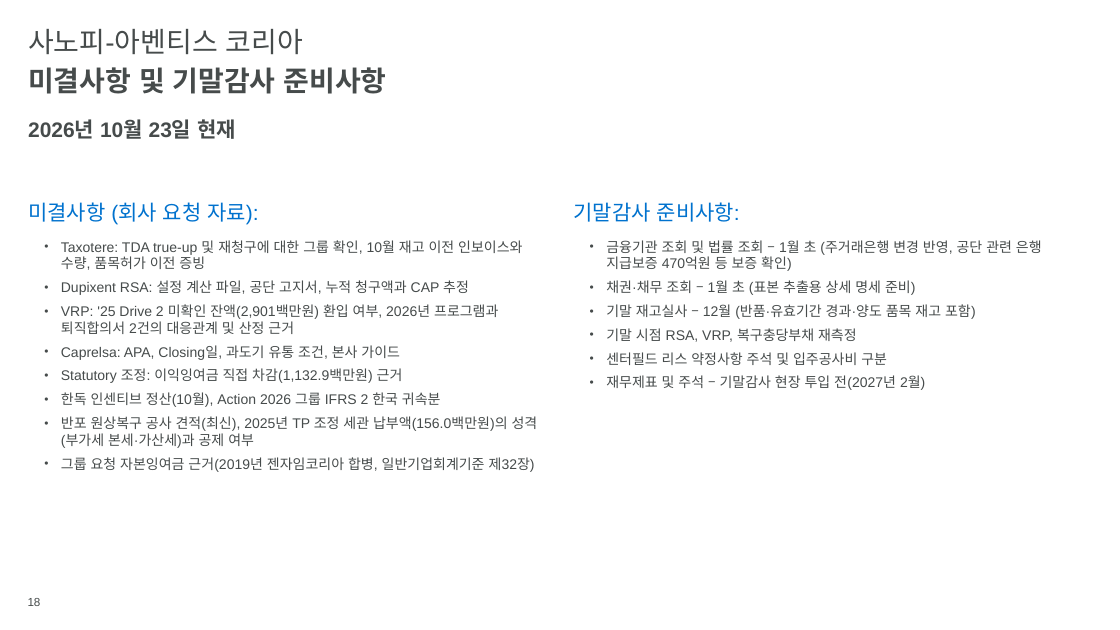
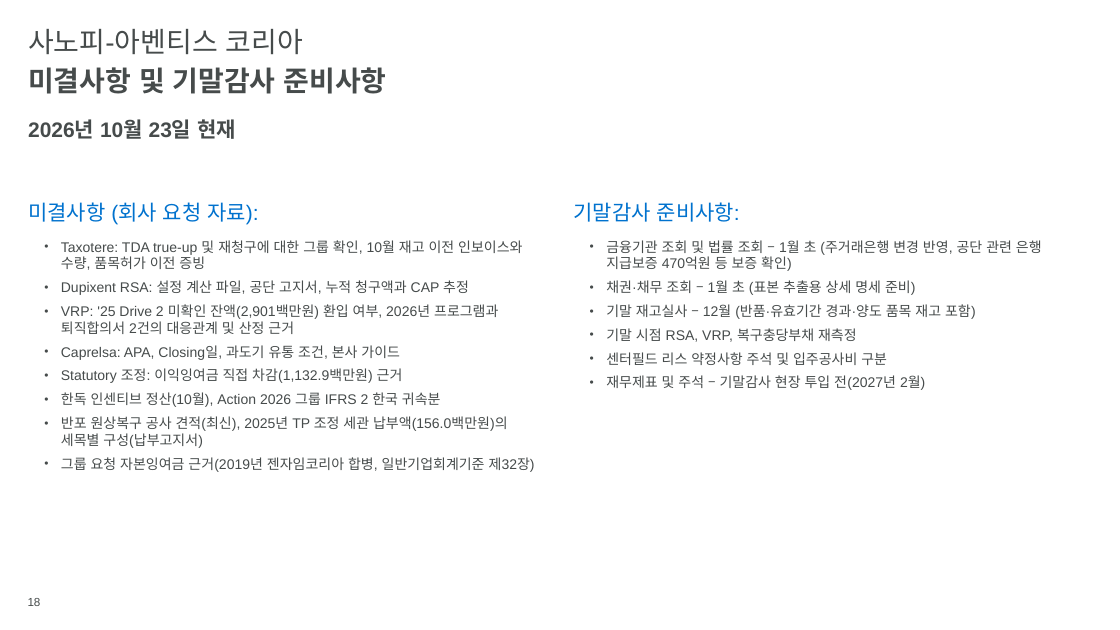
Before and after one commit to hansesle-maker/code, a slide deck: slide 18 of deliverables/SAK_FY2026_Interim_Closing_KO.pptx. Drawn at 1120x630 pixels with LibreOffice and Linux fonts; fonts in the diff are those of the drawing; background and template pictures are left out. Boxes give left, top, right and bottom in pixels: in the first picture for what was removed or moved away, otherwise in the second. Text is boxed around its words. In the diff, an @@ line names an element or a change of style, - is before the commit and + after.

```diff
--- a/deliverables/SAK_FY2026_Interim_Closing_KO.pptx
+++ b/deliverables/SAK_FY2026_Interim_Closing_KO.pptx
@@ text at [61,416,508,448]: text changed @@
-  • 반포 원상복구 공사 견적(최신), 2025년 TP 조정 세관 납부액(156.0백만원)의 성격(부가세 본세·가산세)과 공제 여부
+  • 반포 원상복구 공사 견적(최신), 2025년 TP 조정 세관 납부액(156.0백만원)의 세목별 구성(납부고지서)
```
Also in this commit, not shown: 1 other slide changed.
